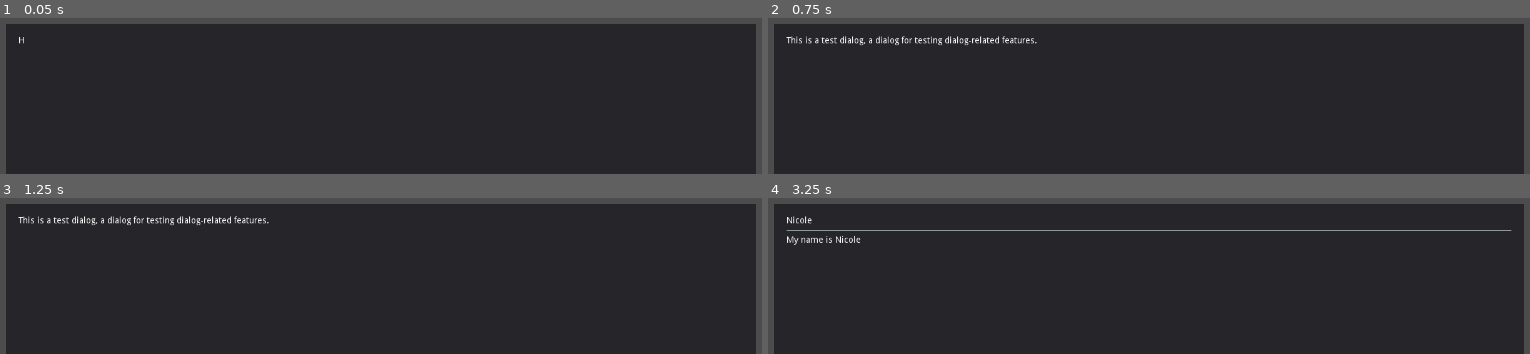
Above: before the commit, frames 1-4 (two rows, left to right).
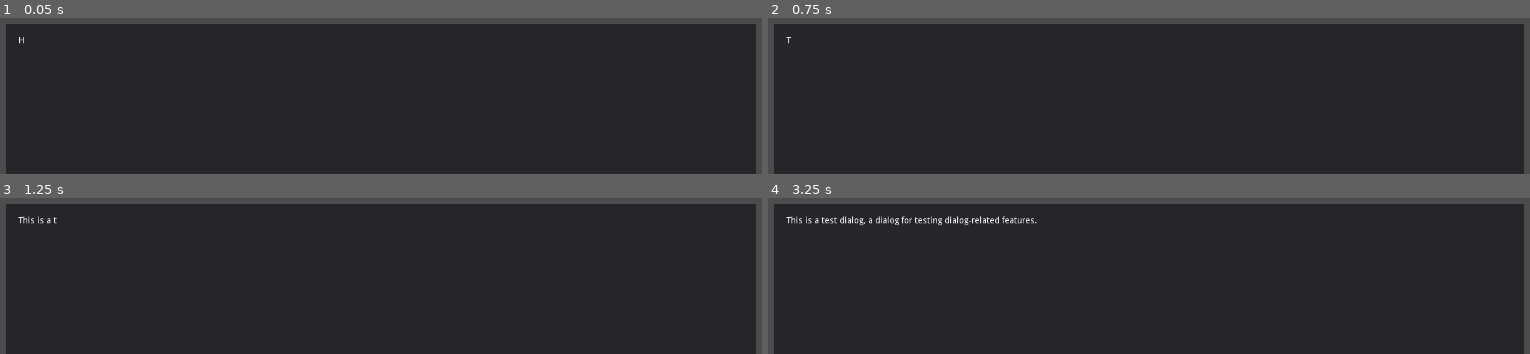
Above: after the commit, the same moments.

Repository: theratbeing/procedural-rpg
Game: Godot game, scene res://Main.tscn
Same seed, same stepped clock (60 frames per second), same inputs: the game is played once before the commit and once after it. The project has no main scene, so this scene is started directly.
Inputs (mouse positions are in pixels of both pictures, inside the frame that each line leads up to):
- Up to frame 1 (0.05 s): no input
- Up to frame 2 (0.75 s): tap Enter (ui_accept) at 0.5 s; move the mouse to (1149, 99) at 0.52 s; click (1149, 99) at 0.6 s
- Up to frame 3 (1.25 s): tap Enter (ui_accept) at 0.77, 0.8, 1.07 s
- Up to frame 4 (3.25 s): tap Enter (ui_accept) at 1.25, 1.35, 1.52, 1.82, 2, 2.3, 2.75, 3.02 s; move the mouse to (outside the picture) at 1.27 s; click (outside the picture) at 1.55 s; move the mouse to (outside the picture) at 2.02 s; click (outside the picture) at 2.1 s; move the mouse to (1110, 218) at 2.77 s; click (1110, 218) at 2.85 s

Frame 1 is identical in both runs. In frame 2, 0.8% of the frame differs, in the area x 3-36%, y 11-18%; in frame 3, 0.7%; in frame 4, 1.6%, in the area x 2-98%, y 11-31%.

Commit message:
More consistent dialog scripting. Fied dialog speed issue. Fast forward text now working

Diff:
--- a/core/DialogScript.gd
+++ b/core/DialogScript.gd
@@ -11,10 +11,10 @@
 	LABEL,
 	GOTO,
 	IF,
-	DO,
 
 	ARRAY,
 	SET,
+	CALL,
 
 	EQUAL,
 	LESS,
--- a/dialog/test.gd
+++ b/dialog/test.gd
@@ -9,7 +9,7 @@
 		[DG.SAY, "Jamie", "My name is Jamie."],
 
 		[DG.LABEL, "choice-1"],
-		[DG.CHOOSE, "#choice-1", ["What do you want to do next?"],
+		[DG.CHOOSE, "#choice-1", "What do you want to do next?",
 			["start", "Back to beginning."],
 			["next", "Read next line."],
 			["skipped", "Skip some text."],
--- a/ui/Dialog.gd
+++ b/ui/Dialog.gd
@@ -6,7 +6,7 @@
 onready var sep_line  = get_node("ScrollContainer/VBoxContainer/HSeparator")
 onready var animation = get_node("AnimationPlayer")
 
-export(float) var char_per_sec = 8.0
+export(float) var char_per_sec = 20.0
 
 var data     : DialogScript
 var scenario : Array
@@ -43,6 +43,8 @@
 func advance():
 	if done_printing and choice_var.empty():
 		nextLine()
+	else:
+		animation.playback_speed *= 2
 
 func nextLine():
 	scenario_index += 1
@@ -67,63 +69,60 @@
 	if array.empty():
 		return
 
-	var copy = array.duplicate()
-	var head = copy.pop_front()
+	var head = array.front()
 	match head:
 		DialogScript.DG.PRINT:
-			printMessage(copy)
+			printMessage(eval(array[1]))
 		DialogScript.DG.SAY:
-			sayMessage(copy.pop_front(), copy)
+			sayMessage(eval(array[1]), eval(array[2]))
 		DialogScript.DG.CHOOSE:
-			var variable = copy.pop_front()
-			var prompt   = copy.pop_front()
-			choose(variable, prompt, copy)
+			choose(array[1], eval(array[2]), array.slice(3, -1))
 		DialogScript.DG.QUIT:
 			close()
 
 		DialogScript.DG.LOAD:
-			loadDialog(copy[0], copy[1])
+			loadDialog(eval(array[1]), eval(array[2]))
 		DialogScript.DG.LABEL:
 			nextLine()
 		DialogScript.DG.GOTO:
-			scenario_index = data.label[eval(copy[0])]
+			scenario_index = data.label[eval(array[1])]
 			readLine()
 		DialogScript.DG.IF:
-			if (eval(copy[0])):
-				eval(copy[1])
-			elif copy.size() == 3:
-				eval(copy[2])
-		DialogScript.DG.DO:
-			for line in copy:
-				eval(line)
+			if (eval(array[1])):
+				eval(array[2])
+			elif array.size() == 4:
+				eval(array[3])
 
 		DialogScript.DG.ARRAY:
-			return copy
+			return array
 		DialogScript.DG.SET:
-			data.setVar(copy[0], eval(copy[1]))
+			data.setVar(array[1], eval(array[2]))
+		DialogScript.DG.CALL:
+			return callFunc(
+				eval(array[1]), eval(array[2]), eval(array[3]))
 
 		DialogScript.DG.EQUAL:
-			return eval(copy[0]) == eval(copy[1])
+			return eval(array[1]) == eval(array[2])
 		DialogScript.DG.LESS:
-			return eval(copy[0]) < eval(copy[1])
+			return eval(array[1]) < eval(array[2])
 		DialogScript.DG.MORE:
-			return eval(copy[0]) > eval(copy[1])
+			return eval(array[1]) > eval(array[2])
 
 		DialogScript.DG.ADD:
-			return eval(copy[0]) + eval(copy[1])
+			return eval(array[1]) + eval(array[2])
 		DialogScript.DG.SUB:
-			return eval(copy[0]) - eval(copy[1])
+			return eval(array[1]) - eval(array[2])
 		DialogScript.DG.MUL:
-			return eval(copy[0]) * eval(copy[1])
+			return eval(array[1]) * eval(array[2])
 		DialogScript.DG.DIV:
-			return eval(copy[0]) / eval(copy[1])
+			return eval(array[1]) / eval(array[2])
 
 		DialogScript.DG.NOT:
-			return not eval(copy[0])
+			return not eval(array[1])
 		DialogScript.DG.AND:
-			return eval(copy[0]) and eval(copy[1])
+			return eval(array[1]) and eval(array[2])
 		DialogScript.DG.OR:
-			return eval(copy[0]) or eval(copy[1])
+			return eval(array[1]) or eval(array[2])
 
 		_:
 			var err_msg = "Parsing error at instruction %d" % scenario_index
@@ -133,26 +132,25 @@
 func close():
 	emit_signal("dialog_ended")
 
-func printMessage(args: Array):
-	printText(args)
+func callFunc(object, fname: String, arg):
+	return object.call(fname, arg)
+
+func printMessage(text: String):
+	printText(text)
 	animation.play("Print")
 
-func sayMessage(chara_name: String, args: Array):
+func sayMessage(chara_name: String, text: String):
 	speaker.bbcode_text = chara_name
-	printText(args)
+	printText(text)
 	animation.play("Say")
 
-func printText(args: Array):
-	var text := ""
-	for arg in args:
-		text += str(eval(arg)) + " "
-
+func printText(text: String):
 	message.percent_visible = 0.0
 	message.bbcode_text = text
-	animation.playback_speed = float(text.length()) / char_per_sec
+	animation.playback_speed = char_per_sec / text.length()
 	done_printing = false
 
-func choose(var_name: String, prompt: Array, choice: Array):
+func choose(var_name: String, prompt: String, choice: Array):
 	choice_var = var_name
 	printMessage(prompt)
 	yield(animation, "animation_finished")
--- a/ui/Dialog.tscn
+++ b/ui/Dialog.tscn
@@ -193,9 +193,9 @@
 margin_bottom = 25.0
 
 [node name="Message" type="RichTextLabel" parent="ScrollContainer/VBoxContainer"]
-margin_top = 31.0
-margin_right = 1160.0
-margin_bottom = 76.0
+margin_top = 21.0
+margin_right = 1160.0
+margin_bottom = 66.0
 mouse_filter = 2
 bbcode_enabled = true
 bbcode_text = "Text.
